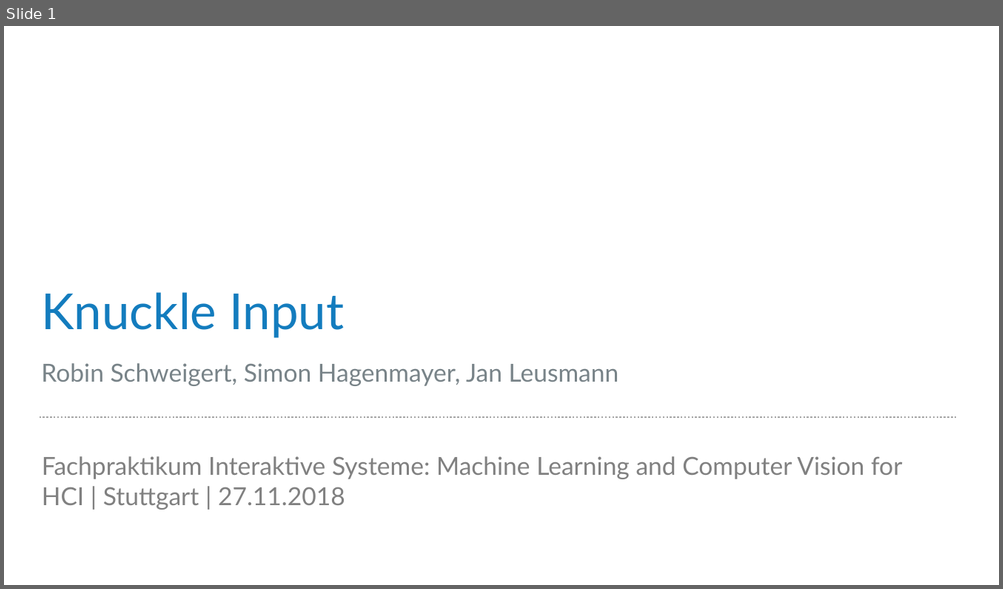
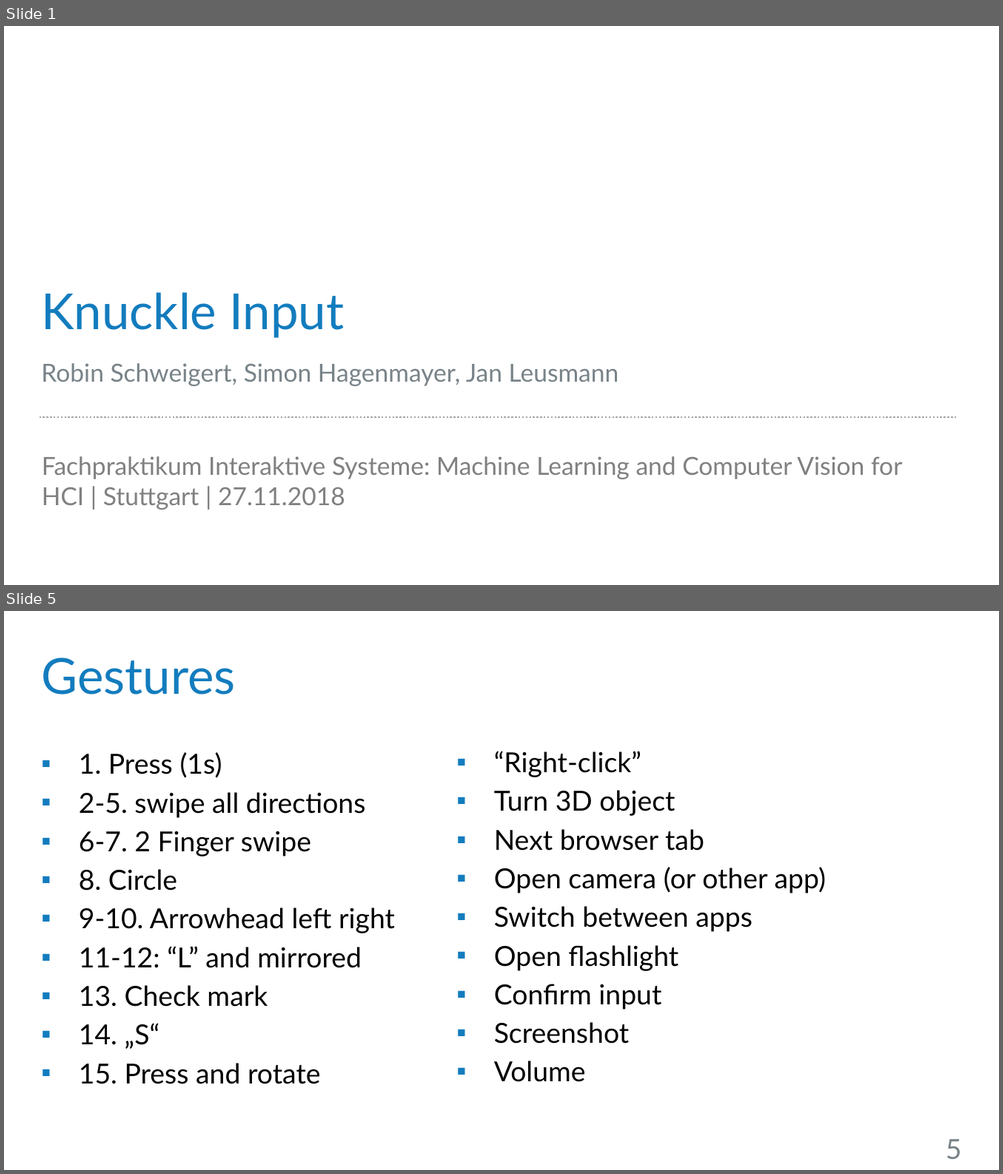
Before and after one commit to robsch94/FaPraKnuckleInput, a slide deck: Presentations/SecondPresentation.pptx. Shown one above the other, each under a label of ours: slide 1 before the commit, slides 1 and 5 after it; the slides between them are not shown. The pictures are 1003x589 and 1003x1174 pixels, drawn with LibreOffice and Linux fonts; fonts in the diff are those of the drawing; background and template pictures are left out. Boxes give left, top, right and bottom in pixels: in the first picture for what was removed or moved away, otherwise in the second. Text is boxed around its words. In the diff, an @@ line names an element or a change of style, - is before the commit and + after.

```diff
--- a/Presentations/SecondPresentation.pptx
+++ b/Presentations/SecondPresentation.pptx
@@ slide 5 added at (4,611,999,1170), background #FFFFFF @@
@@ title added at (41,658,235,695), 36 pt, text #137CBE @@
+Gestures
@@ text added at (79,752,395,1085), 20 pt, text #000000 @@
+▪ 1. Press (1s)
+▪ 2-5. swipe all directions
+▪ 6-7. 2 Finger swipe
+▪ 8. Circle
+▪ 9-10. Arrowhead left right
+▪ 11-12: “L” and mirrored
+▪ 13. Check mark
+▪ 14. „S“
+▪ 15. Press and rotate
@@ text added at (494,751,825,1082), 20 pt, text #000000 @@
+▪ “Right-click”
+▪ Turn 3D object
+▪ Next browser tab
+▪ Open camera (or other app)
+▪ Switch between apps
+▪ Open flashlight
+▪ Confirm input
+▪ Screenshot
+▪ Volume
@@ page number added at (945,1139,962,1159), 20 pt, text #788388 @@
+5
```
Also in this commit, not shown: 4 slides changed, 3 other files.
